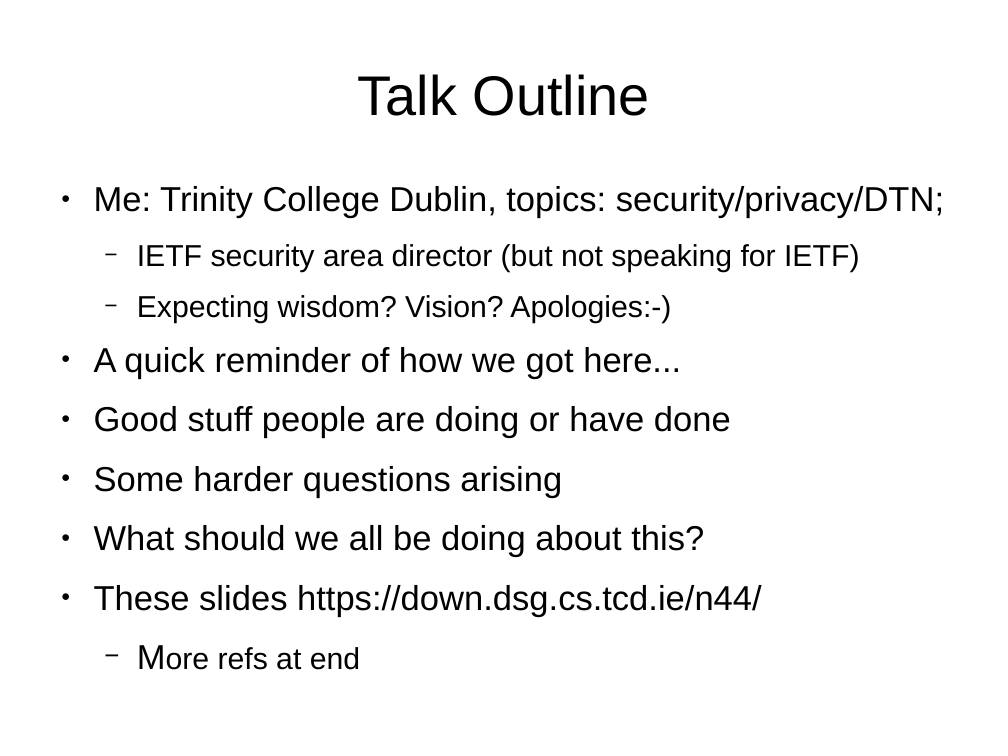
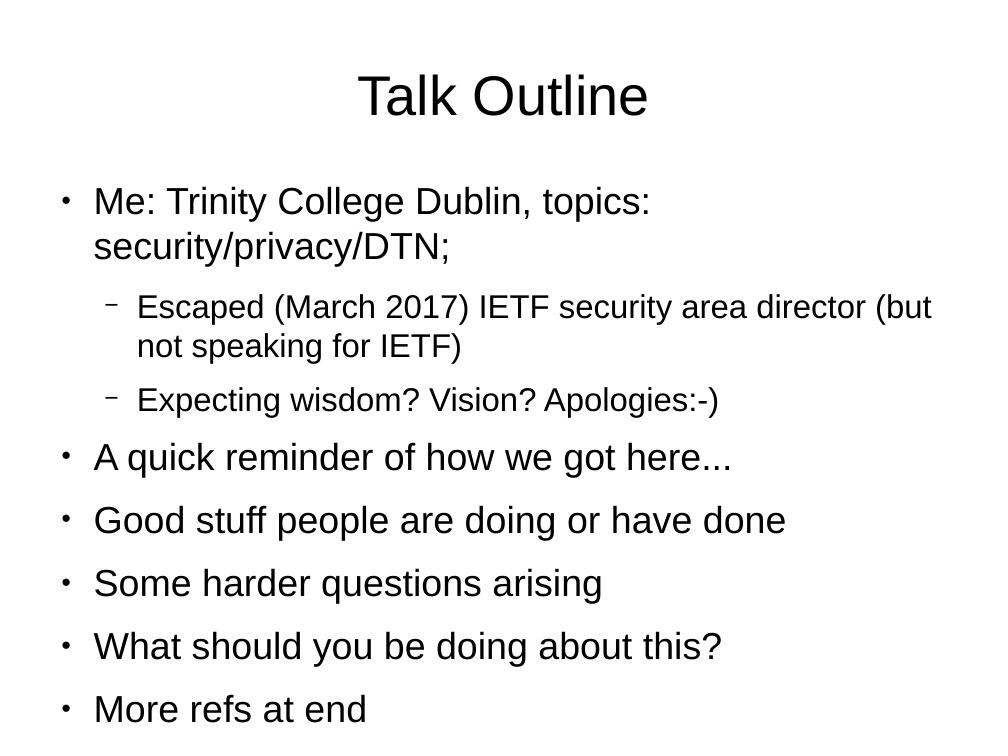
Before and after one commit to sftcd/cs7053, a slide deck: slide 2 of 2016lectures/08-snowdonia.odp. Drawn at 1008x756 pixels with LibreOffice and Linux fonts; fonts in the diff are those of the drawing; background and template pictures are left out. Boxes give left, top, right and bottom in pixels: in the first picture for what was removed or moved away, otherwise in the second. Text is boxed around its words. In the diff, an @@ line names an element or a change of style, - is before the commit and + after.

```diff
--- a/2016lectures/08-snowdonia.odp
+++ b/2016lectures/08-snowdonia.odp
@@ text at (94,186,787,723): size 27.2 to 29.6 pt in "Me: Trinity College Dublin, topics: security/privacy/DTN;", "A quick reminder of how we got ...", "Good stuff people are doing or have ...", "Some harder questions arising" and 1 more places; size 23.8 to 25.9 pt in "Expecting wisdom? Vision? Apologies:-)"; size 23.8 to 29.6 pt in "More refs at end"; bullet − to ●; list level 2 to 1 in "More refs at end" @@
@@ text at (137,294,932,364): text changed; size 23.8 to 25.9 pt @@
-  − IETF security area director (but not speaking for IETF)
+  − Escaped (March 2017) IETF security area director (but not speaking for IETF)
@@ text at (94,631,722,666): text changed; size 27.2 to 29.6 pt @@
-● What should we all be doing about this?
-● These slides https://down.dsg.cs.tcd.ie/n44/
+● What should you be doing about this?
```
Also in this commit, not shown: 17 other slides changed, 2 slides added, 1 slide removed, 1 other file.
